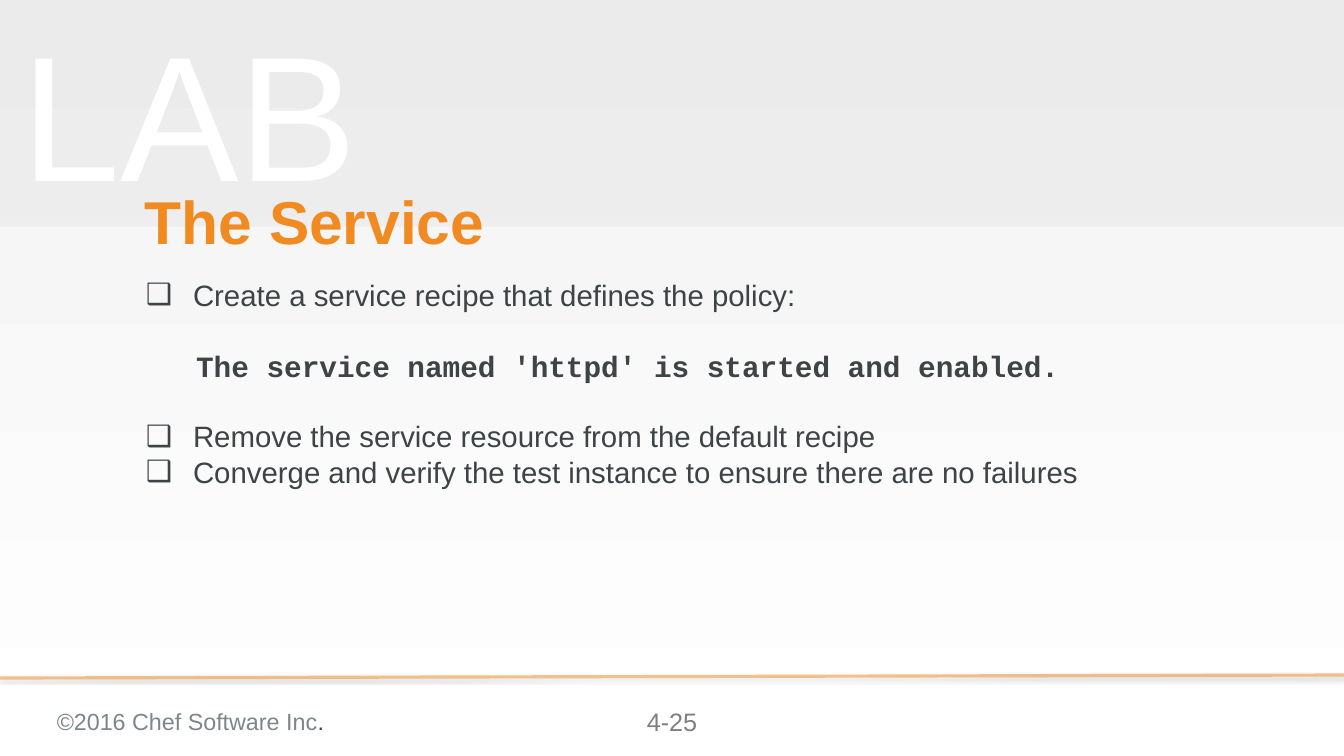
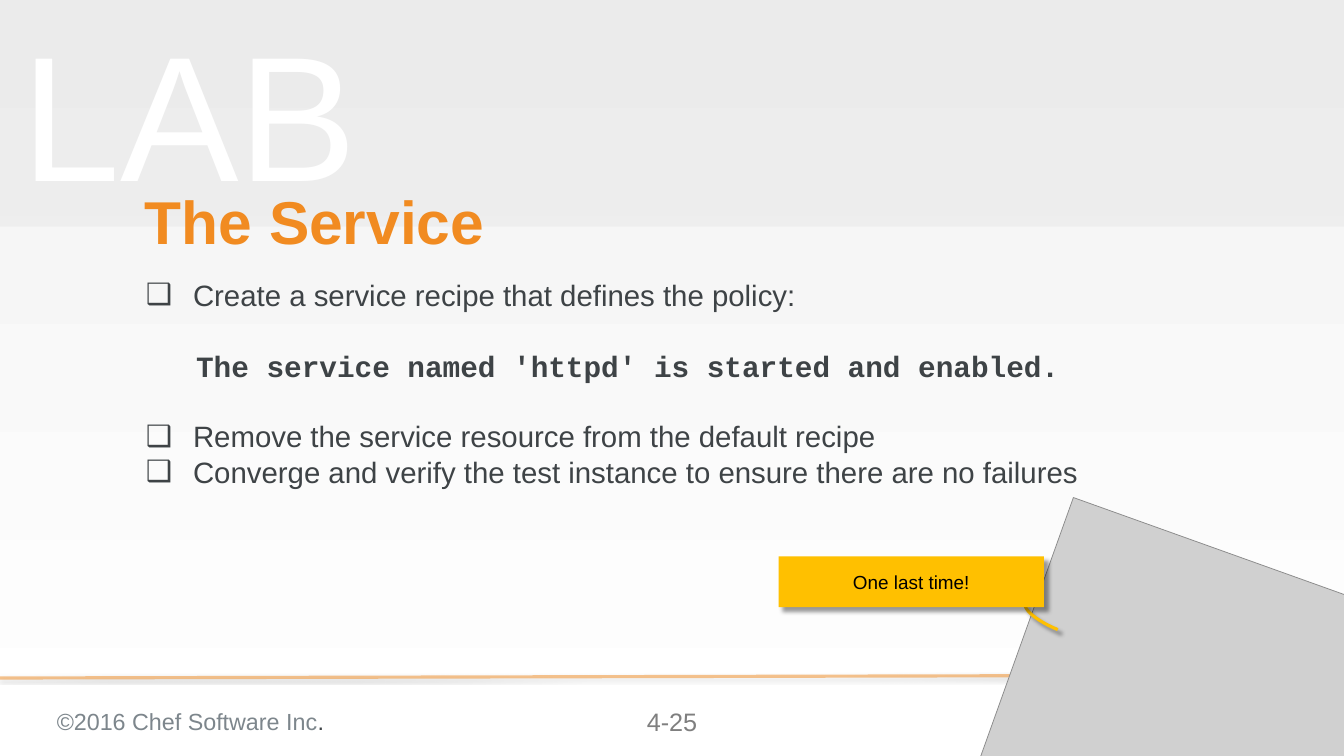
Before and after one commit to chef-training/test_driven_cookbook_development, a slide deck: slide 25 of 04-refactoring_cookbooks_with_tests.pptx. Drawn at 1344x756 pixels with LibreOffice and Linux fonts; fonts in the diff are those of the drawing; grey boxes stand for pictures; background and template pictures are left out. Boxes give left, top, right and bottom in pixels: in the first picture for what was removed or moved away, otherwise in the second. Text is boxed around its words. In the diff, an @@ line names an element or a change of style, - is before the commit and + after.

```diff
--- a/04-refactoring_cookbooks_with_tests.pptx
+++ b/04-refactoring_cookbooks_with_tests.pptx
@@ picture added at <box>978,498,1344,756</box> @@
@@ rectangle added at <box>779,556,1044,607</box>, fill #FFC000, 18 pt, text #000000 @@
+One last time!
@@ arc (boxed as its full ellipse) added at <box>1020,590,1105,645</box>, outline #FFC000 3 pt @@
```
Also in this commit, not shown: 4 other slides changed, 7 other files.
